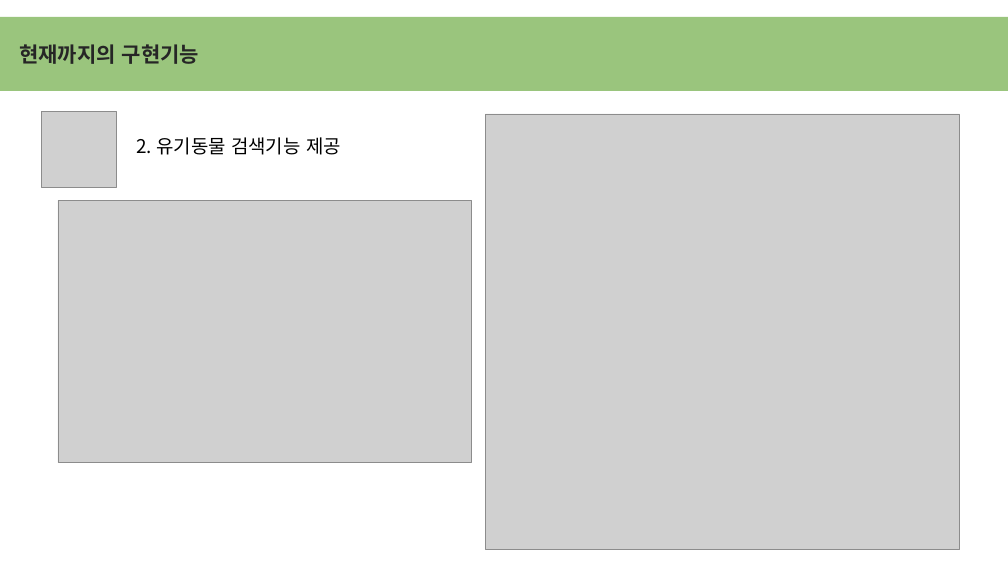
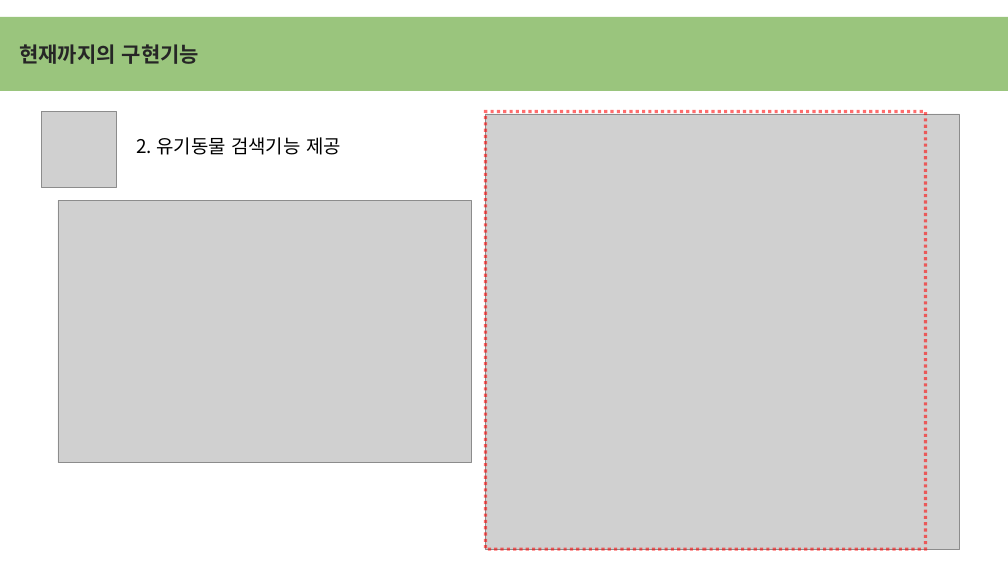
Before and after one commit to Lee-mo/2017-Script, a slide deck: slide 5 of 엄동연/2017스크립트중간발표_201880023엄동연.pptx. Drawn at 1008x567 pixels with LibreOffice and Linux fonts; fonts in the diff are those of the drawing; grey boxes stand for pictures. Boxes give left, top, right and bottom in pixels: in the first picture for what was removed or moved away, otherwise in the second. Text is boxed around its words. In the diff, an @@ line names an element or a change of style, - is before the commit and + after.

```diff
--- a/엄동연/2017스크립트중간발표_201880023엄동연.pptx
+++ b/엄동연/2017스크립트중간발표_201880023엄동연.pptx
@@ rectangle added at [485, 112, 926, 550], outline #FF0000 3 pt dashed @@
```
Also in this commit, not shown: 3 other slides changed, 13 other files.
